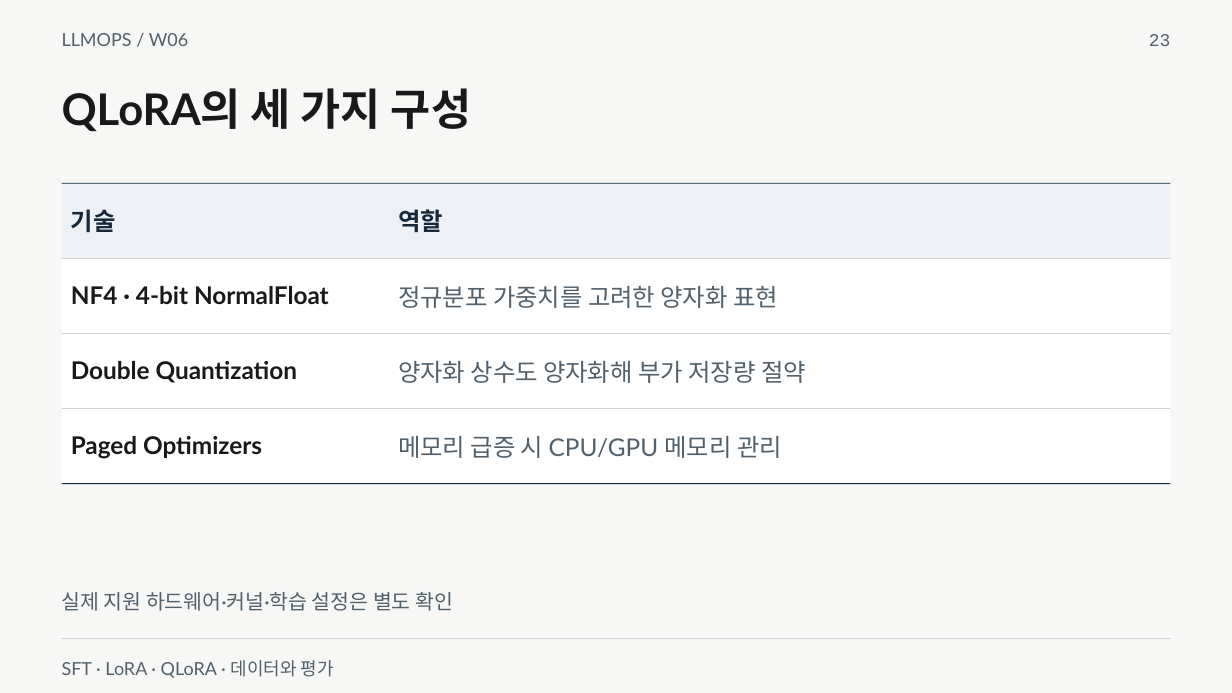
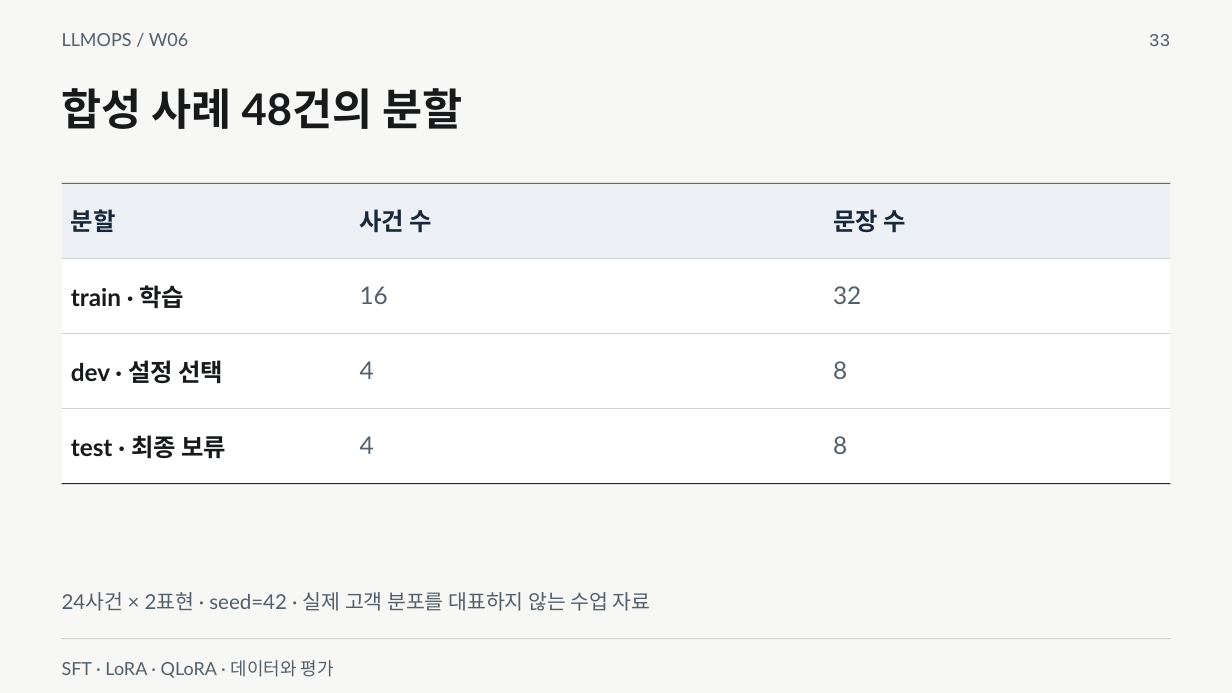
Before and after one commit to smilesjcha/llmops-16week, a slide deck: slide 33 of week06/lecture/06_week6_sft_lora_reference.pptx (slide 23 before the commit). Drawn at 1232x693 pixels with LibreOffice and Linux fonts; fonts in the diff are those of the drawing. Boxes give left, top, right and bottom in pixels: in the first picture for what was removed or moved away, otherwise in the second. Text is boxed around its words. In the diff, an @@ line names an element or a change of style, - is before the commit and + after.

Commit message:
Expand Week06 to 76 slides with worked loss and quantization labs

```diff
--- a/week06/lecture/06_week6_sft_lora_reference.pptx
+++ b/week06/lecture/06_week6_sft_lora_reference.pptx
@@ text at (1149, 34, 1171, 46): text changed @@
-23
+33
@@ text at (62, 88, 462, 129): text changed @@
-QLoRA의 세 가지 구성
+합성 사례 48건의 분할
@@ table at (62, 183, 1170, 483) @@
-column 1: 기술 | NF4 · 4-bit NormalFloat | Double Quantization | Paged Optimizers
-column 2: 역할 | 정규분포 가중치를 고려한 양자화 표현 | 양자화 상수도 양자화해 부가 저장량 절약 | 메모리 급증 시 CPU/GPU 메모리 관리
+column 1: 분할 | train · 학습 | dev · 설정 선택 | test · 최종 보류
+column 2: 사건 수 | 16 | 4 | 4
+column 3: 문장 수 | 32 | 8 | 8
@@ text at (62, 592, 651, 611): text changed @@
-실제 지원 하드웨어·커널·학습 설정은 별도 확인
+24사건 × 2표현 · seed=42 · 실제 고객 분포를 대표하지 않는 수업 자료
```
Also in this commit, not shown: 31 other slides changed, 44 slides added, 18 other files.
